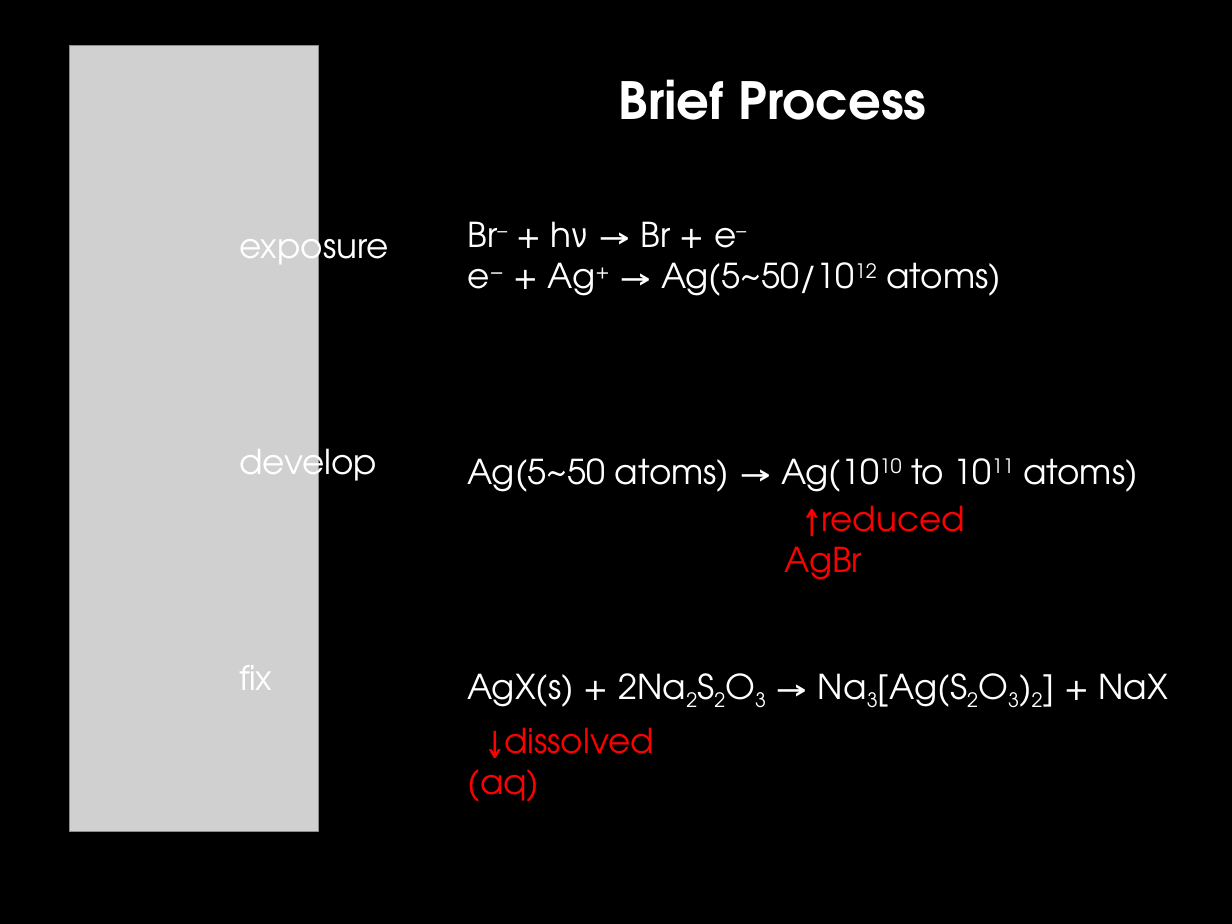
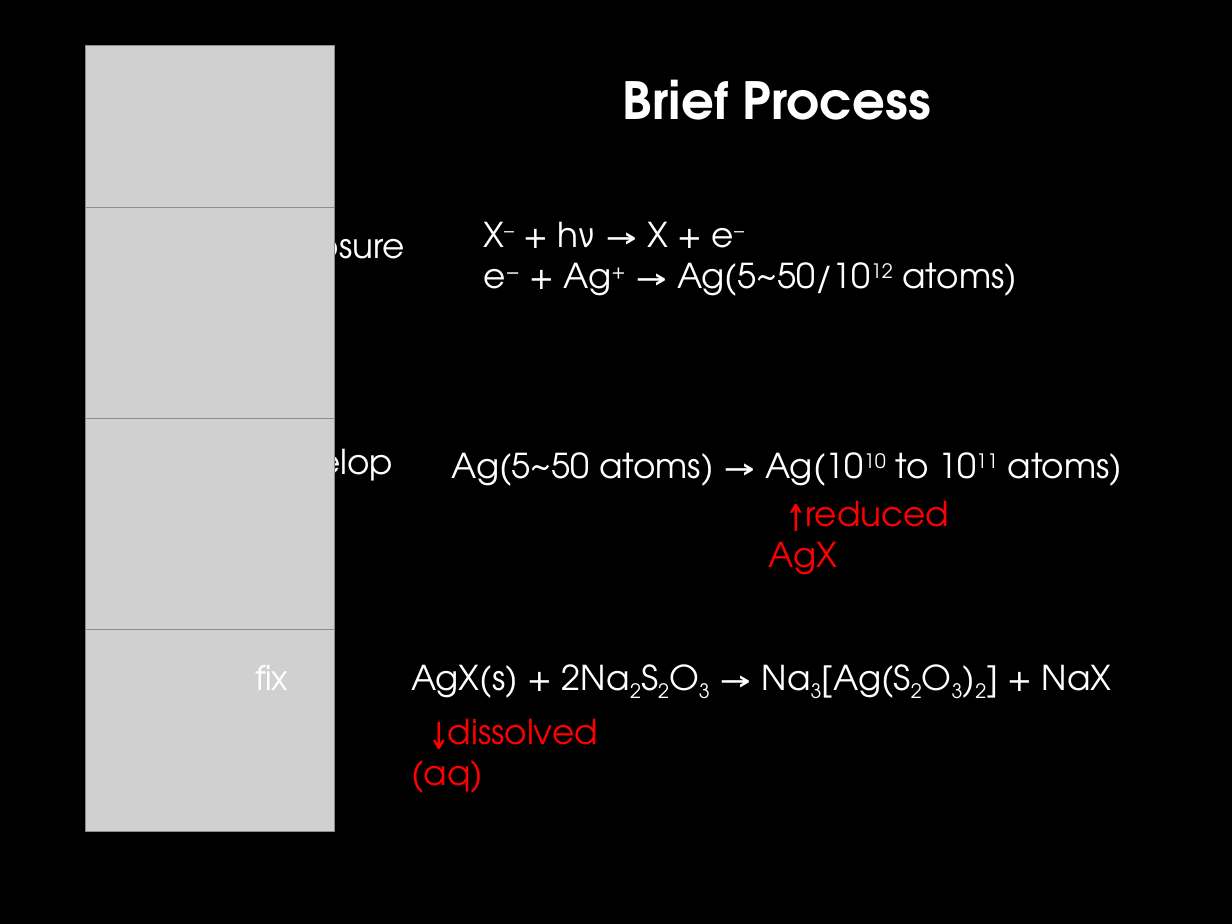
Before and after one commit to Dafrok/feeshy.github.io, a slide deck: slide 3 of photography/bnw_chem.ppsx. Drawn at 1232x924 pixels with LibreOffice and Linux fonts; fonts in the diff are those of the drawing; grey boxes stand for pictures. Boxes give left, top, right and bottom in pixels: in the first picture for what was removed or moved away, otherwise in the second. Text is boxed around its words. In the diff, an @@ line names an element or a change of style, - is before the commit and + after.

```diff
--- a/photography/bnw_chem.ppsx
+++ b/photography/bnw_chem.ppsx
@@ picture added at (86, 46, 335, 208) @@
@@ text "Brief Process": place and size @@
-text "Brief Process" at (619, 79, 927, 120)
+text "Brief Process" at (623, 79, 931, 120)
@@ picture added at (85, 207, 334, 418) @@
@@ 4 texts: place and size @@
-4 texts at (239, 221, 1001, 690)
+4 texts at (255, 221, 1017, 690)
@@ text at (483, 221, 734, 264): text changed @@
-Br– + hν → Br + e–
+X– + hν → X + e–
@@ picture added at (85, 419, 334, 630) @@
@@ text "Ag(5~50 atoms) → Ag(1010 to ...": place and size @@
-text "Ag(5~50 atoms) → Ag(1010 to ..." at (467, 458, 1138, 492)
+text "Ag(5~50 atoms) → Ag(1010 to ..." at (452, 452, 1123, 486)
@@ text "↑reduced": place and size @@
-text "↑reduced" at (785, 505, 965, 580)
+text "↑reduced" at (769, 500, 949, 575)
@@ text at (769, 541, 837, 575): text changed @@
-AgBr
+AgX
@@ picture: place and size @@
-picture at (70, 46, 319, 832)
+picture at (86, 630, 335, 832)
@@ text "AgX(s) + 2Na2S2O3 → Na3[Ag(S2O3)2] ...": place and size @@
-text "AgX(s) + 2Na2S2O3 → Na3[Ag(S2O3)2] ..." at (467, 673, 1168, 707)
+text "AgX(s) + 2Na2S2O3 → Na3[Ag(S2O3)2] ..." at (411, 664, 1112, 698)
@@ text "↓dissolved": place and size @@
-text "↓dissolved" at (467, 727, 654, 802)
+text "↓dissolved" at (411, 718, 598, 793)
```
Also in this commit, not shown: 2 other slides changed.
